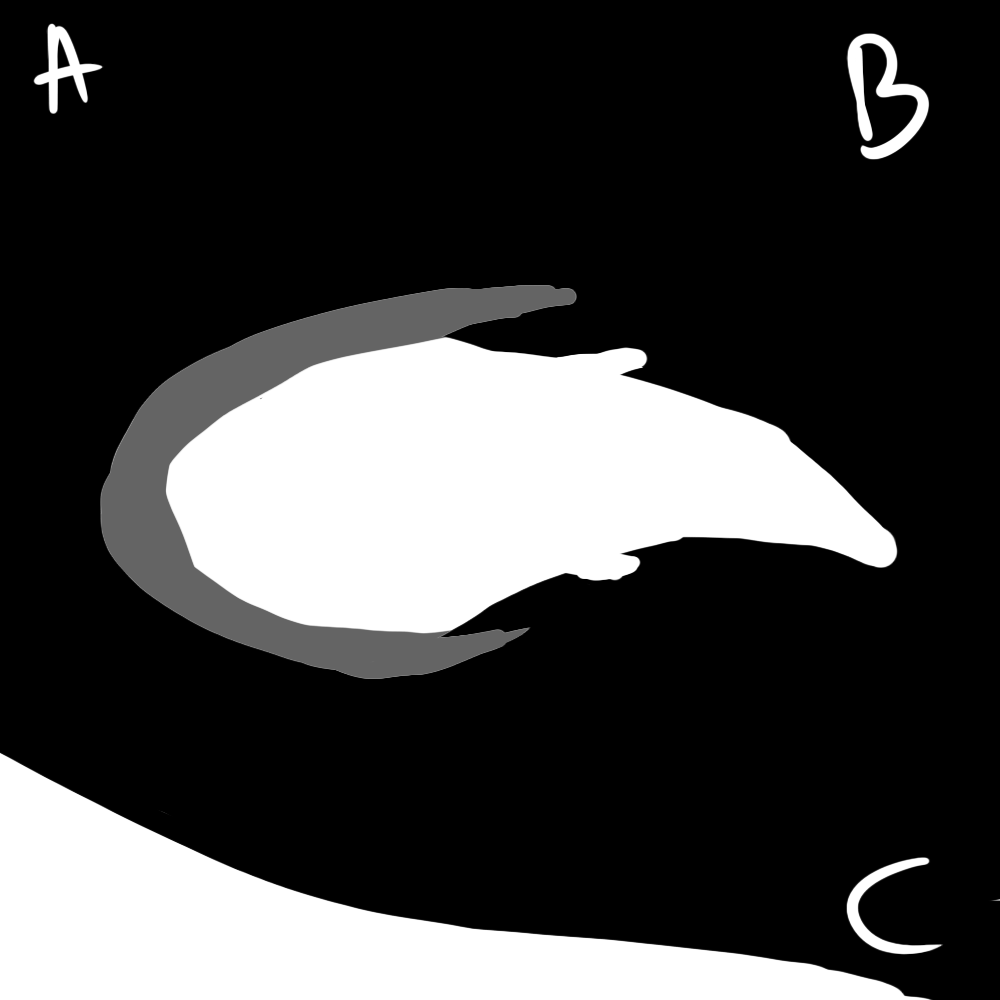
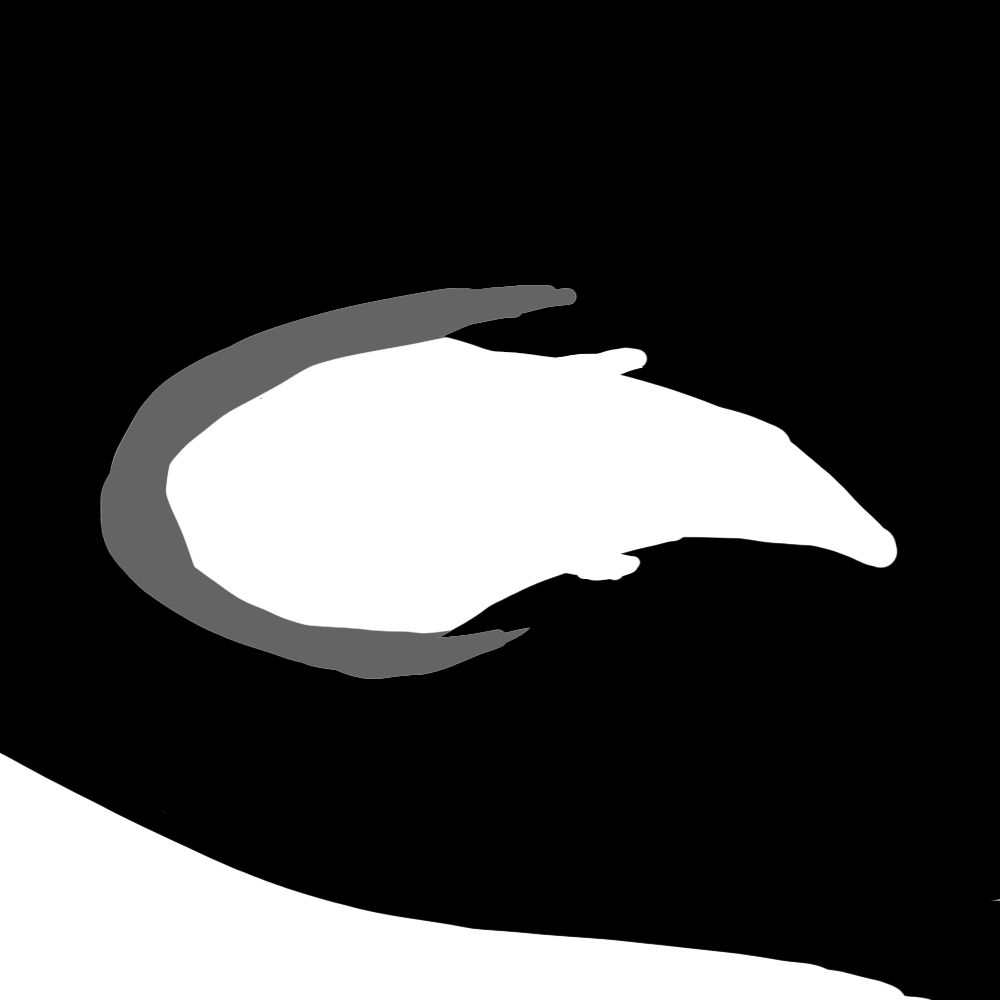
Two versions of the same layered image (1000 x 1000). Layer-by-layer changes:
hid "NOTE D EMPLACEMENT" over bbox(33, 23, 944, 955)
